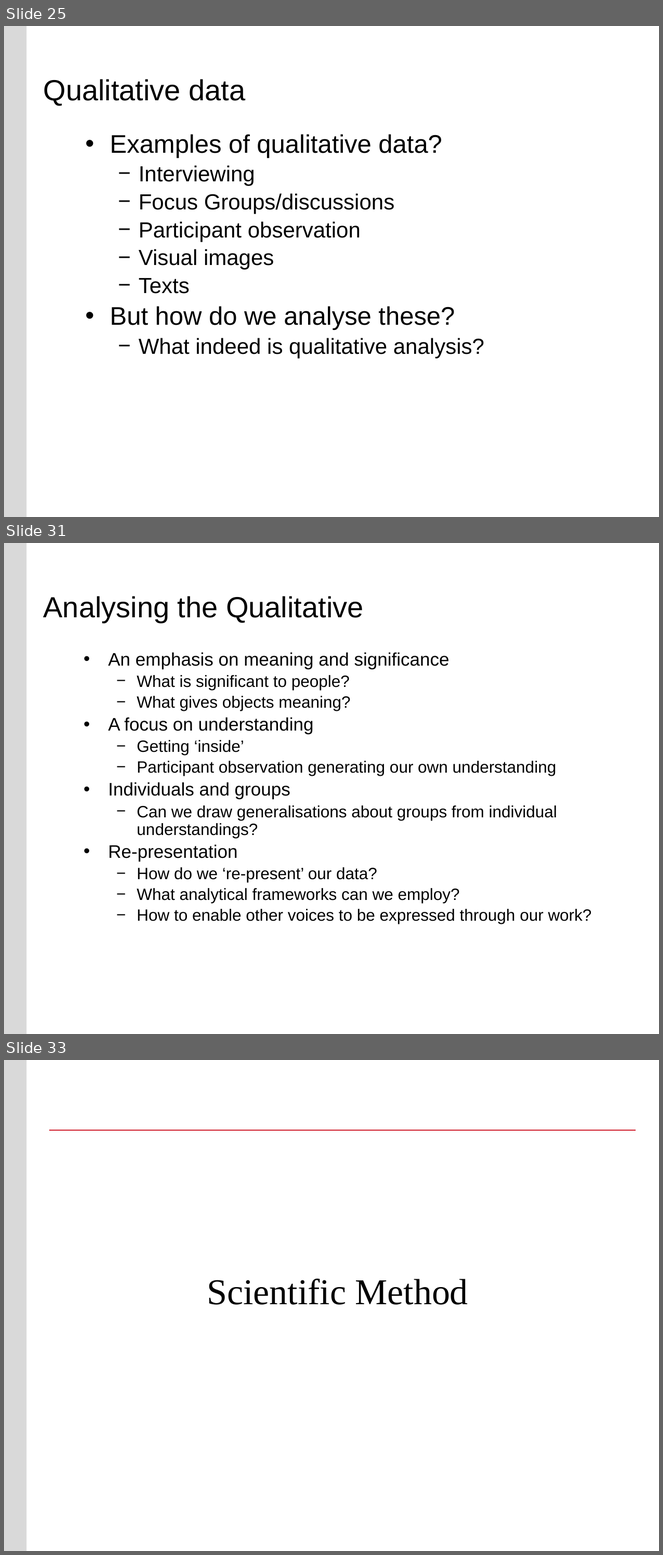
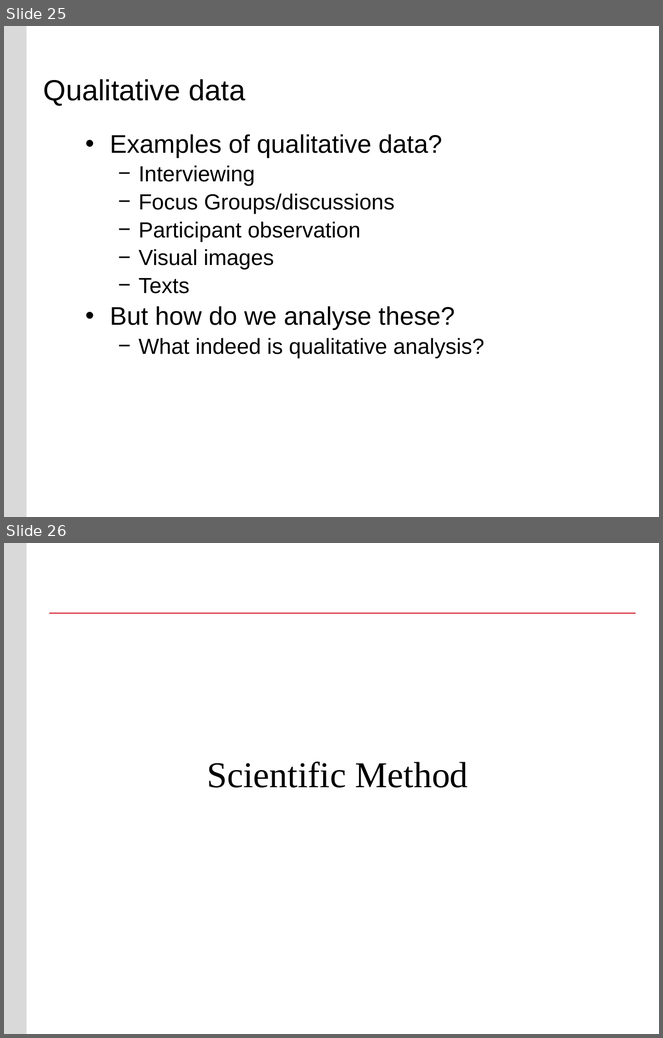
Before and after one commit to buyuhuang/csda1000_FT, a slide deck: day5/1. Lecture/day5_research_design.pptx. Shown one above the other, each under a label of ours: slides 25, 31 and 33 before the commit, slides 25 and 26 after it; the slides between them are not shown. The pictures are 663x1555 and 663x1038 pixels, drawn with LibreOffice and Linux fonts; fonts in the diff are those of the drawing; background and template pictures are left out. Boxes give left, top, right and bottom in pixels: in the first picture for what was removed or moved away, otherwise in the second. Text is boxed around its words. In the diff, an @@ line names an element or a change of style, - is before the commit and + after.

```diff
--- a/day5/1. Lecture/day5_research_design.pptx
+++ b/day5/1. Lecture/day5_research_design.pptx
@@ slide 31 removed at <box>4,543,659,1034</box>, background #FFFFFF; not listed: 1 template element that a slide beside it also shows @@
@@ title removed at <box>44,596,363,623</box> @@
-Analysing the Qualitative
@@ text removed at <box>108,652,592,924</box> @@
-• An emphasis on meaning and significance
-  − What is significant to people?
-  − What gives objects meaning?
-• A focus on understanding
-  − Getting ‘inside’
-  − Participant observation generating our own understanding
-• Individuals and groups
-  − Can we draw generalisations about groups from individual understandings?
-• Re-presentation
-  − How do we ‘re-present’ our data?
-  − What analytical frameworks can we employ?
-  − How to enable other voices to be expressed through our work?
@@ what was slide 33 is now slide 26 @@
```
Also in this commit, not shown: 3 slides changed, 12 other slides removed, 52 other files.
